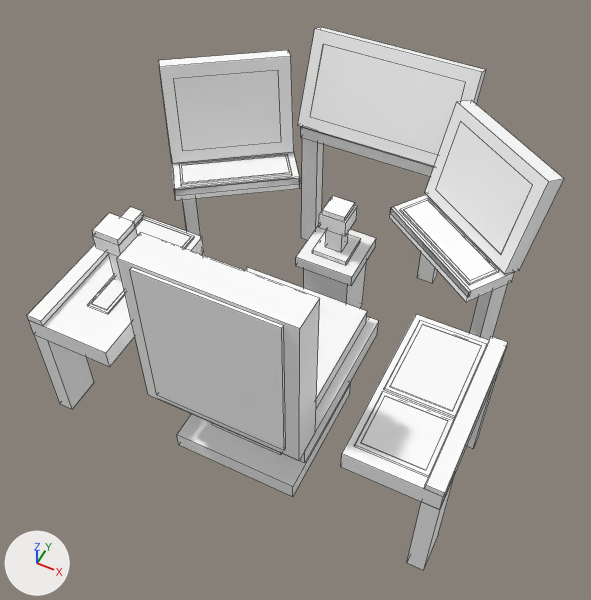
The OBJ model src/main/resources/assets/vandorlabs/models/block/cockpits/cockpit_a/low.obj as it was, and as the next commit left it.
Before and after are seen from a camera (50 mm lens) standing at (2.16, -2.51, 3.47) and looking at (0.99, -0.17, 0.54). Arrows for +X, +Y and +Z are at lower left; the lights stay in place. The older version comes first. Mesh edges are drawn as thin lines. Where no turn or scale is listed for an object, it has been applied to the vertices. Vertices at exactly the same position are counted once.

Before the edit, the objects in view are built like this:
```python
me_low = bpy.data.meshes.new('low')
me_low.from_pydata(...)  # 436 vertices, 336 faces; spans x 0.02..1.98, y -0.92..0.99, z 0.0..1.33
me_low.materials.append(mat_housing_dark)  # its picture is missing
me_low.materials.append(mat_mechanism)  # its picture is missing
me_low.materials.append(mat_frame)  # its picture is missing
me_low.materials.append(mat_cushion)  # its picture is missing
me_low.materials.append(mat_cushion_edge)  # its picture is missing
me_low.materials.append(mat_housing)  # its picture is missing
me_low.materials.append(mat_amber)  # its picture is missing
me_low.materials.append(mat_blank)  # its picture is missing
me_low.materials.append(mat_slot)  # its picture is missing
ob_low = bpy.data.objects.new('low', me_low)
ob_low.location = (0.0, 0.0, 0.0)
```
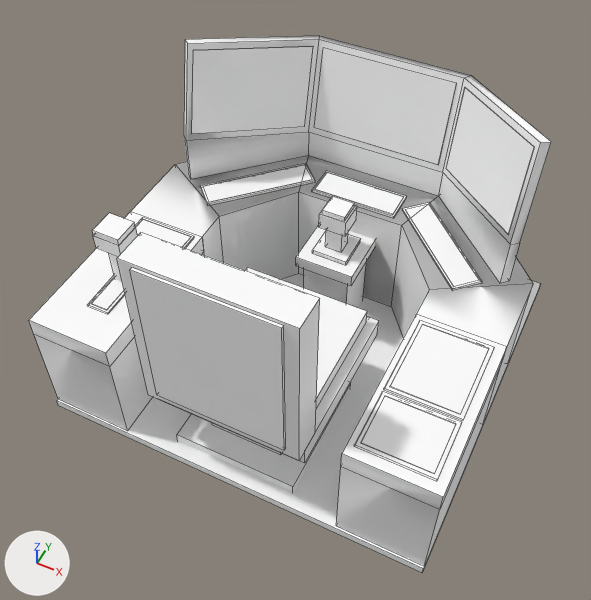
What differs and where, as boxes (x1, y1, x2, y2) in the pictures (591 x 600 px; the box of a moved part takes in the faces that stretch with it):
'low', reshaped
    before: (27, 27, 564, 570)
    after: (29, 36, 551, 572)
part 1 of me_low, added
    after: (57, 273, 540, 572)
part 2 of me_low, moved or reshaped
    before: (174, 70, 281, 151)
    after: (192, 46, 313, 134)
part 3 of me_low, moved or reshaped
    before: (179, 154, 292, 186)
    after: (200, 163, 315, 205)
part 4 of me_low, moved or reshaped
    before: (181, 155, 289, 183)
    after: (203, 165, 312, 202)
part 5 of me_low, moved or reshaped
    before: (310, 44, 466, 154)
    after: (314, 48, 457, 165)
part 6 of me_low, moved or reshaped
    before: (436, 121, 533, 254)
    after: (446, 87, 535, 235)
part 7 of me_low, moved or reshaped
    before: (400, 199, 499, 284)
    after: (402, 203, 482, 290)
part 8 of me_low, moved or reshaped
    before: (404, 200, 495, 281)
    after: (405, 204, 479, 287)
part 9 of me_low, added
    after: (312, 171, 407, 217)
part 10 of me_low, added
    after: (315, 172, 404, 215)
part 11 of me_low, added
    after: (184, 36, 551, 283)
part 12 of me_low, deleted
    before: (159, 50, 564, 448)
part 13 of me_low, moved or reshaped
    before: (27, 27, 508, 570)
    after: (34, 155, 533, 566)

What the commit changed:
me_low is used by ob_low; location (0.0, 0.0, 0.0).
me_low had 436 vertices, 336 faces and spanned x 0.02..1.98, y -0.92..0.99, z 0.0..1.33.
me_low now has 352 vertices, 293 faces and spans x 0.02..1.98, y -0.92..0.97, z 0.0..1.4.
me_low part 1: a new loose piece, a box spanning x 0.016..1.984, y -0.919..0.969, z 0.0..0.041, in mat_housing_dark (its picture is missing).
me_low part 2: the loose piece of 8 vertices spanning x 0.13..0.59, y 0.19..0.55, z 0.9..1.26 is multiplied about its middle by the matrix ((1.161, -0.192, 0.175), (0.183, 1.174, 0.071), (-0.184, -0.042, 1.175)), then moved by (0.03, 0.17, 0.03).
me_low part 3: the loose piece of 8 vertices spanning x 0.16..0.71, y 0.03..0.48, z 0.81..0.83 is turned 10 degrees about the z axis through its middle and scaled by 1.05, then moved by (0.06, 0.12, -0.16).
me_low part 4: the loose piece of 8 vertices spanning x 0.18..0.69, y 0.05..0.47, z 0.83 is turned 10 degrees about the z axis through its middle and scaled by 1.05, then moved by (0.06, 0.12, -0.16).
me_low part 5: the loose piece of 8 vertices spanning x 0.62..1.38, y 0.73..0.88, z 0.9..1.25 is scaled about its middle by (0.925, 0.625, 1.22), then moved by (0.0, -0.04, -0.02).
me_low part 6: the loose piece of 8 vertices spanning x 1.41..1.87, y 0.19..0.55, z 0.9..1.26 is multiplied about its middle by the matrix ((1.161, 0.192, -0.175), (-0.183, 1.174, 0.071), (0.184, -0.042, 1.175)), then moved by (-0.03, 0.17, 0.03).
me_low part 7: the loose piece of 8 vertices spanning x 1.29..1.84, y 0.03..0.48, z 0.81..0.83 is turned -10 degrees about the z axis through its middle and scaled by 1.05, then moved by (-0.06, 0.12, -0.16).
me_low part 8: the loose piece of 8 vertices spanning x 1.31..1.82, y 0.05..0.47, z 0.83 is turned -10 degrees about the z axis through its middle and scaled by 1.05, then moved by (-0.06, 0.12, -0.16).
me_low part 9: a new loose piece, a box spanning x 0.77..1.23, y 0.461..0.636, z 0.651..0.662, in mat_mechanism (its picture is missing).
me_low part 10: a new loose piece, a box spanning x 0.7812..1.2188, y 0.4719..0.625, z 0.6622..0.6634, in mat_blank (its picture is missing).
me_low part 11: a new loose piece of 24 vertices spanning x 0.12..1.88, y 0.26..0.87, z 0.66..1.4.
me_low part 12: 11 loose pieces with 100 vertices, spanning x 0.02..1.98, y -0.22..0.99, z 0.0..1.32, are deleted.
Part 13, on me_low:
56 vertices are removed from x 0.02..1.98, y -0.91..0.98, z 0.0..1.3.
50 faces are deleted.
16 vertices in x 1.88..1.9, y -0.85..-0.12, z 0.65..0.66 move by (0.04, 0.0, 0.0).
16 vertices are added at x 0.02..1.98, y 0.08..0.93, z 0.04..0.66.
8 new vertices lie (0.0, 0.0, -0.52) away from vertices in x 0.02..1.98, y -0.91..-0.09, z 0.56.
38 new faces join them, mat_housing (its picture is missing).
